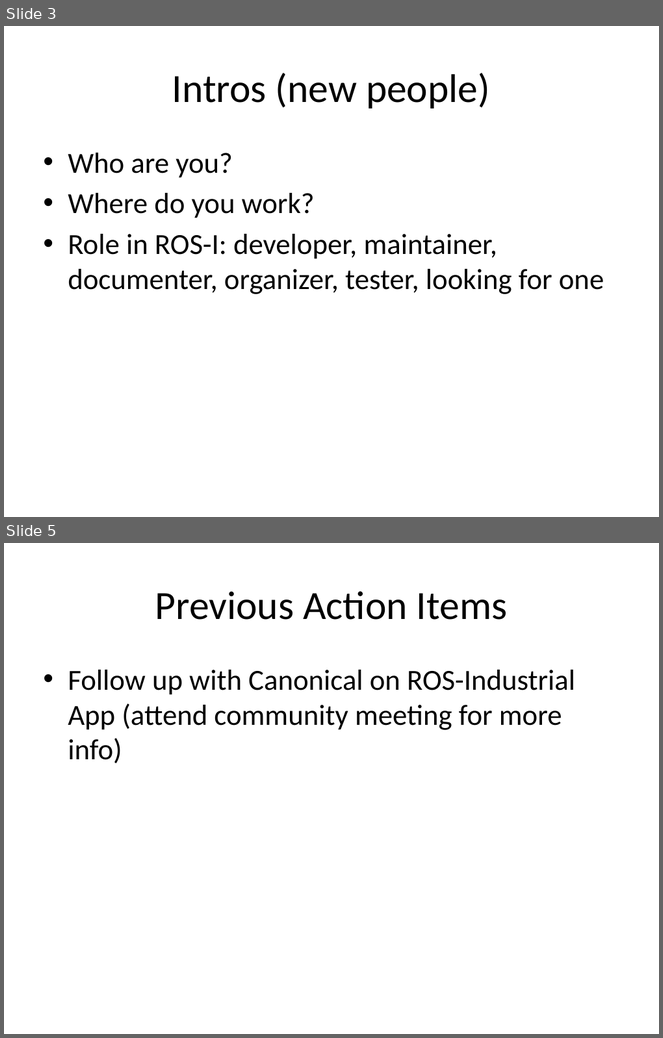
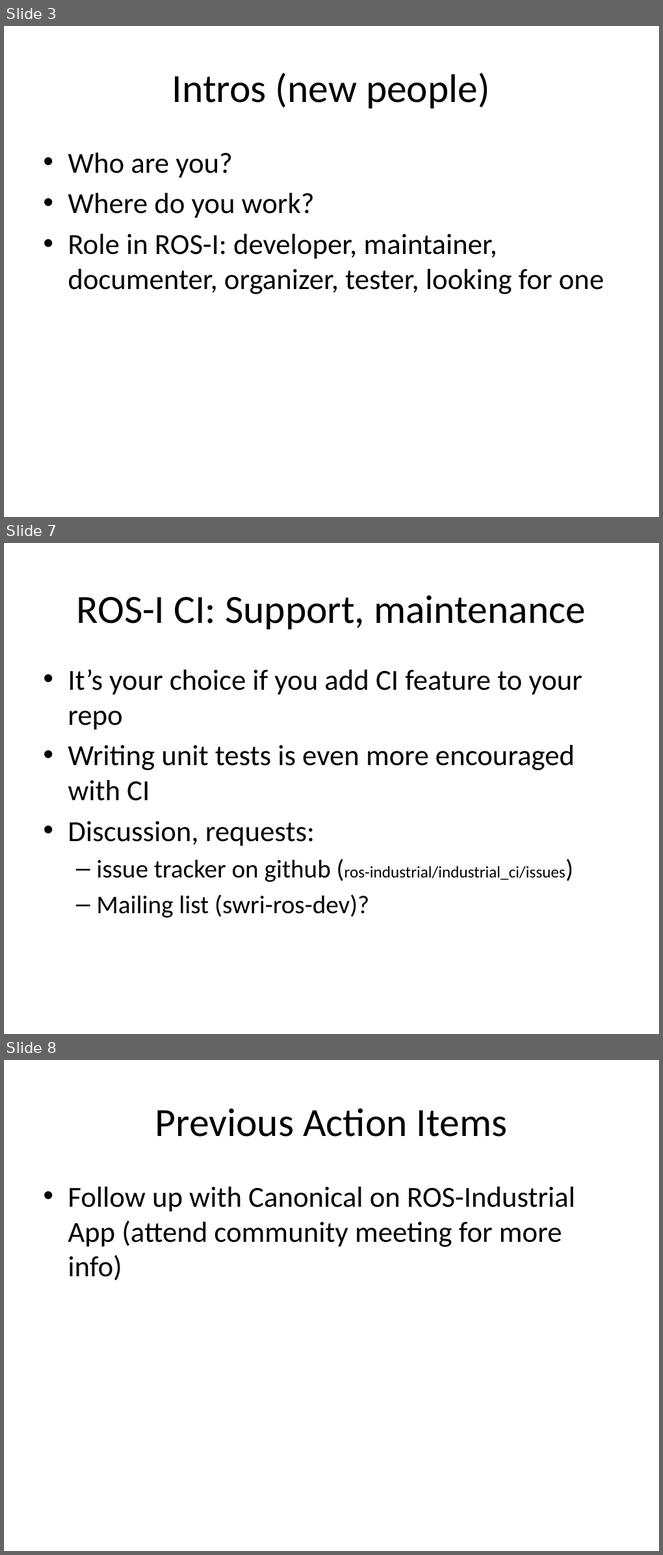
Before and after one commit to ros-industrial/ros_industrial_meetings, a slide deck: developer_meeting_notes/2015_12_08/meeting_agenda.pptx. Shown one above the other, each under a label of ours: slides 3 and 5 before the commit, slides 3, 7 and 8 after it; the slides between them are not shown. The pictures are 663x1038 and 663x1555 pixels, drawn with LibreOffice and Linux fonts; fonts in the diff are those of the drawing. Boxes give left, top, right and bottom in pixels: in the first picture for what was removed or moved away, otherwise in the second. Text is boxed around its words. In the diff, an @@ line names an element or a change of style, - is before the commit and + after.

```diff
--- a/developer_meeting_notes/2015_12_08/meeting_agenda.pptx
+++ b/developer_meeting_notes/2015_12_08/meeting_agenda.pptx
@@ slide 7 added at bbox=[4, 543, 659, 1034], background #FFFFFF @@
@@ title added at bbox=[77, 595, 586, 629], 44 pt, text #000000 @@
+ROS-I CI: Support, maintenance
@@ text added at bbox=[68, 669, 582, 918], 32 pt, text #000000 @@
+• It’s your choice if you add CI feature to your repo
+• Writing unit tests is even more encouraged with CI
+• Discussion, requests:
+  – issue tracker on github (ros-industrial/industrial_ci/issues)
+  – Mailing list (swri-ros-dev)?
@@ what was slide 5 is now slide 8 @@
```
Also in this commit, not shown: 7 slides changed, 2 other slides added.
